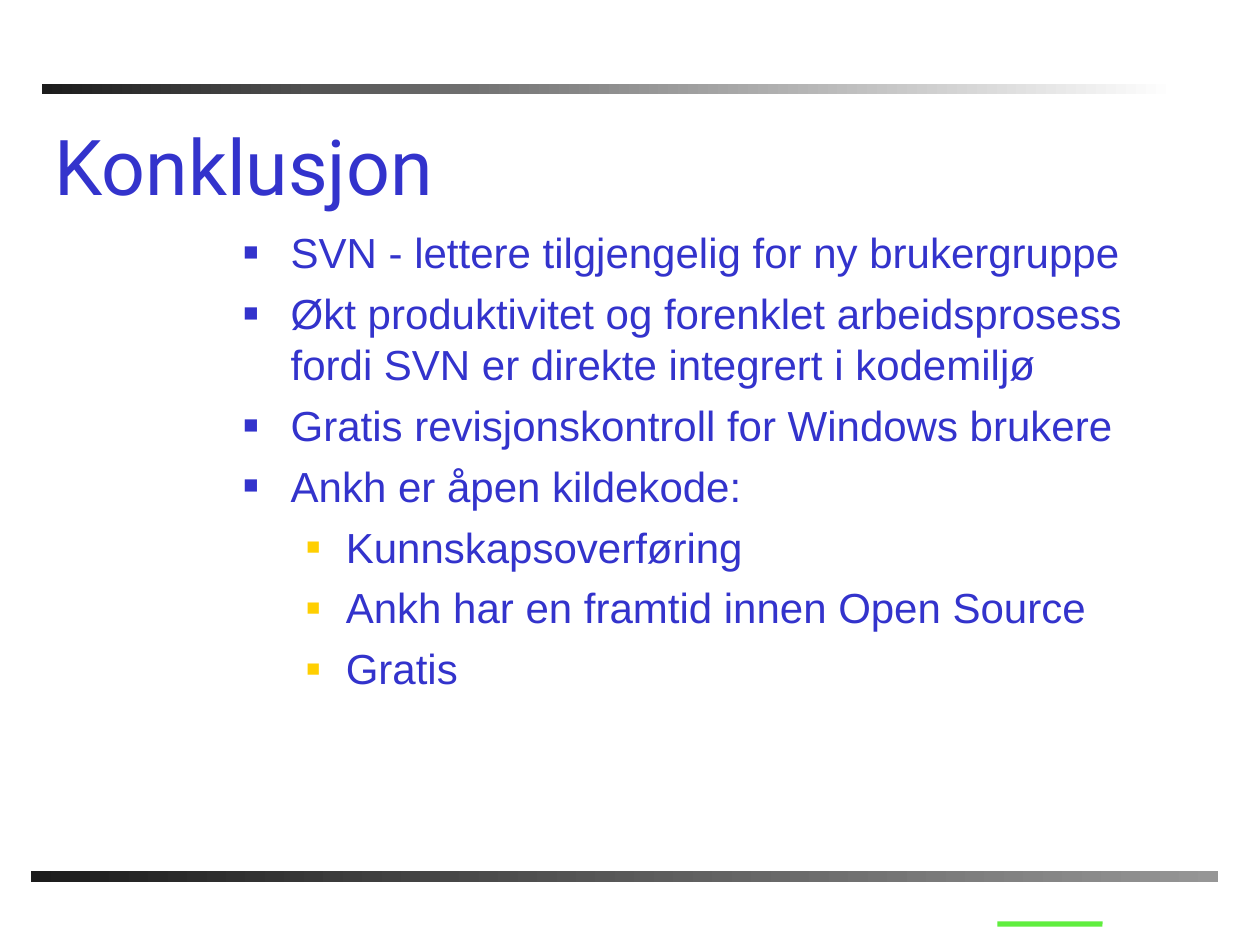
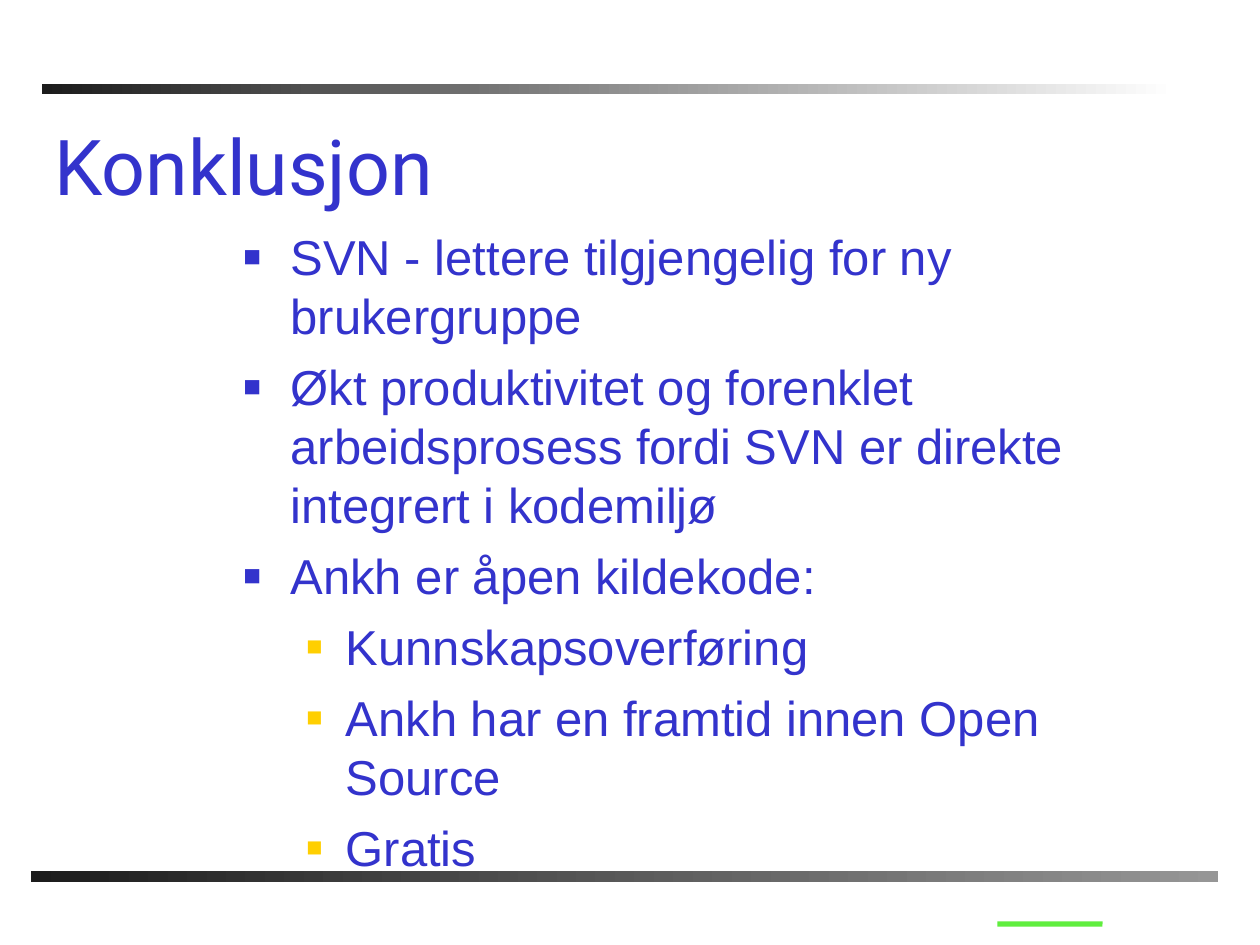
Before and after one commit to PhilJollans/AnkhSVN2019, a slide deck: slide 24 of doc/powerpoint/Subversion_addin_for_VS.NET.ppt. Drawn at 1260x945 pixels with LibreOffice and Linux fonts; fonts in the diff are those of the drawing; background and template pictures are left out. Boxes give left, top, right and bottom in pixels: in the first picture for what was removed or moved away, otherwise in the second. Text is boxed around its words. In the diff, an @@ line names an element or a change of style, - is before the commit and + after.

```diff
--- a/doc/powerpoint/Subversion_addin_for_VS.NET.ppt
+++ b/doc/powerpoint/Subversion_addin_for_VS.NET.ppt
@@ text "SVN - lettere tilgjengelig for ..." at bbox=[291, 239, 1063, 876]: size 24 to 28 pt; more space between paragraphs @@
@@ text at bbox=[291, 410, 1112, 449]: paragraph removed @@
-■ Gratis revisjonskontroll for Windows brukere
```
Also in this commit, not shown: 1 other slide changed, 2 slides added, 1 slide removed, 1 other file.
